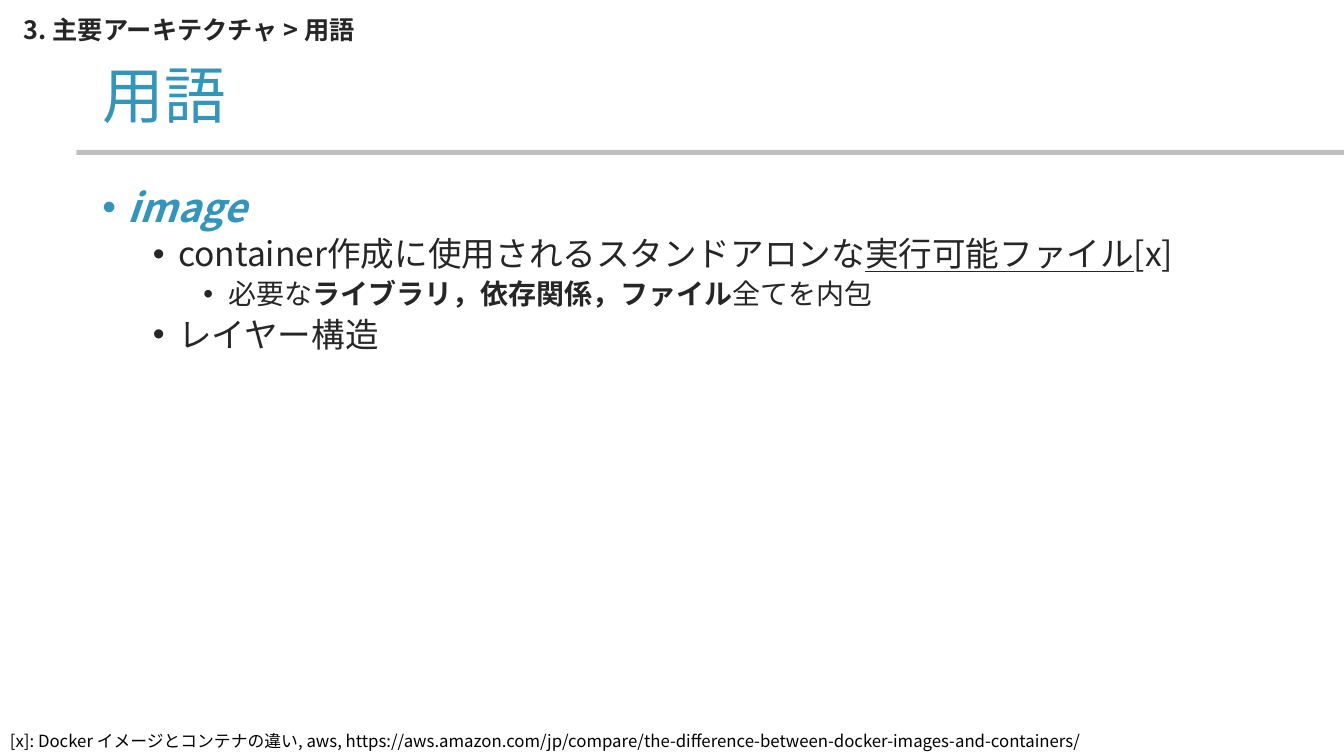
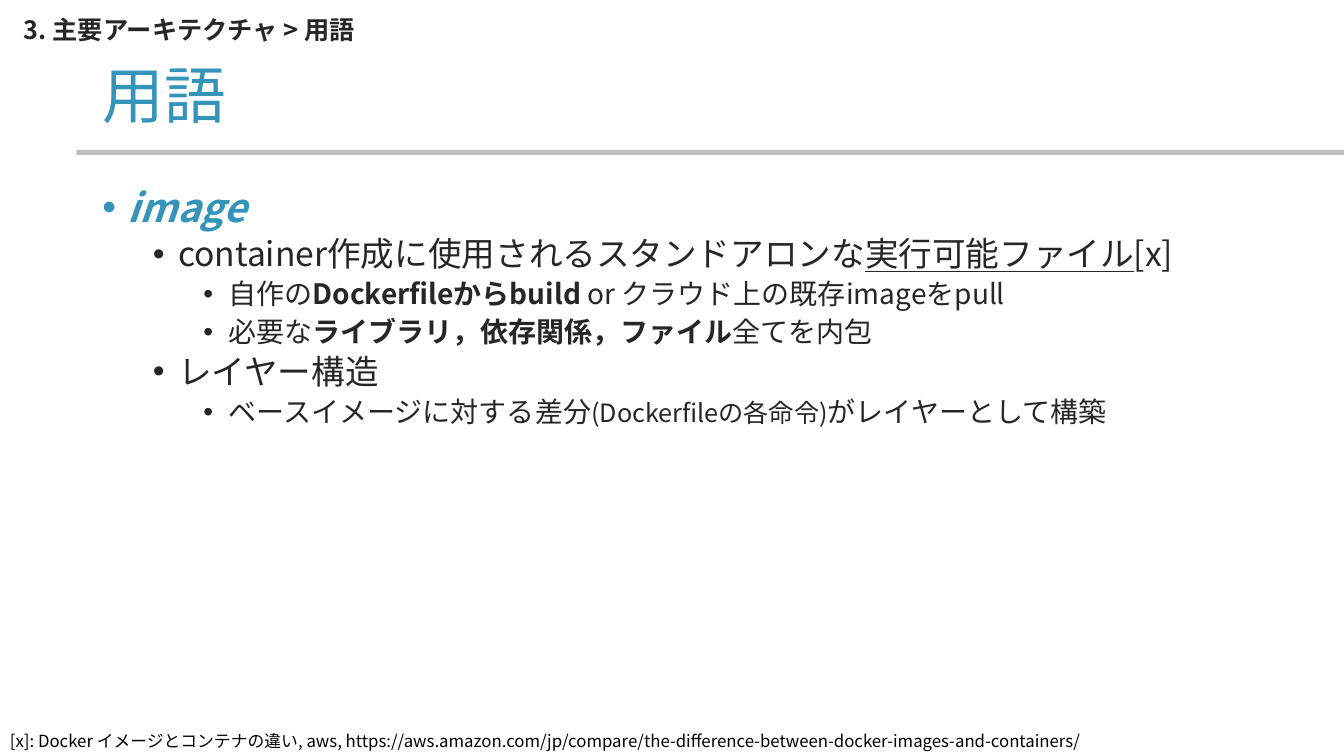
Before and after one commit to yamada-ai/java-prac, a slide deck: slide 15 of docker-container.pptx (slide 13 before the commit). Drawn at 1344x756 pixels with LibreOffice and Linux fonts; fonts in the diff are those of the drawing; background and template pictures are left out. Boxes give left, top, right and bottom in pixels: in the first picture for what was removed or moved away, otherwise in the second. Text is boxed around its words. In the diff, an @@ line names an element or a change of style, - is before the commit and + after.

```diff
--- a/docker-container.pptx
+++ b/docker-container.pptx
@@ text at (228, 280, 1005, 311): paragraph added @@
+    • 自作のDockerfileからbuild or クラウド上の既存imageをpull
@@ text at (228, 398, 1107, 427): paragraph added @@
+    • ベースイメージに対する差分(Dockerfileの各命令)がレイヤーとして構築
```
Also in this commit, not shown: 3 other slides changed, 2 slides added.
